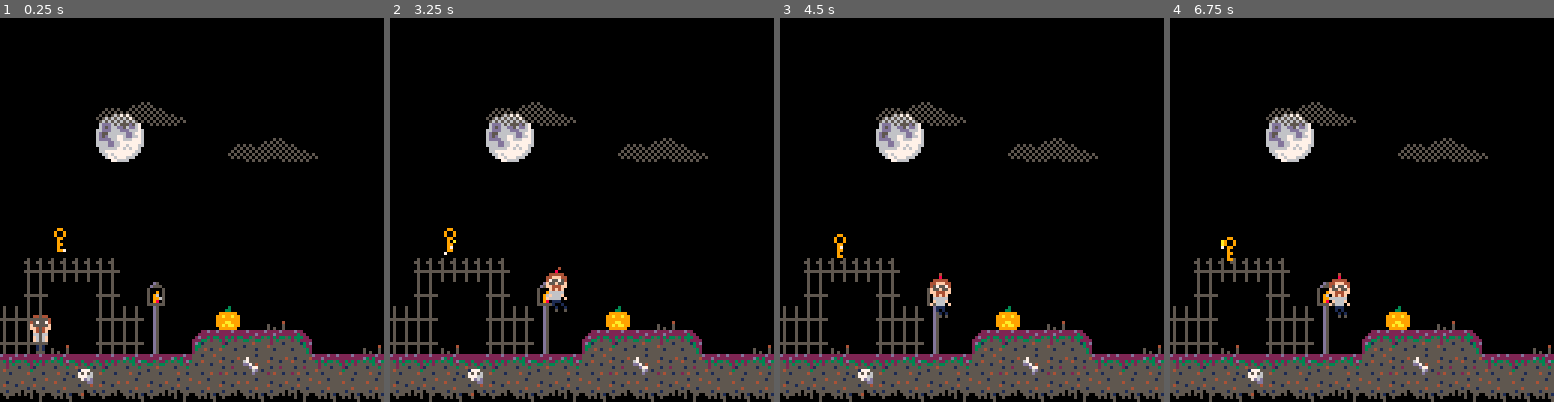
Above: before the commit, frames 1-4 (left to right).
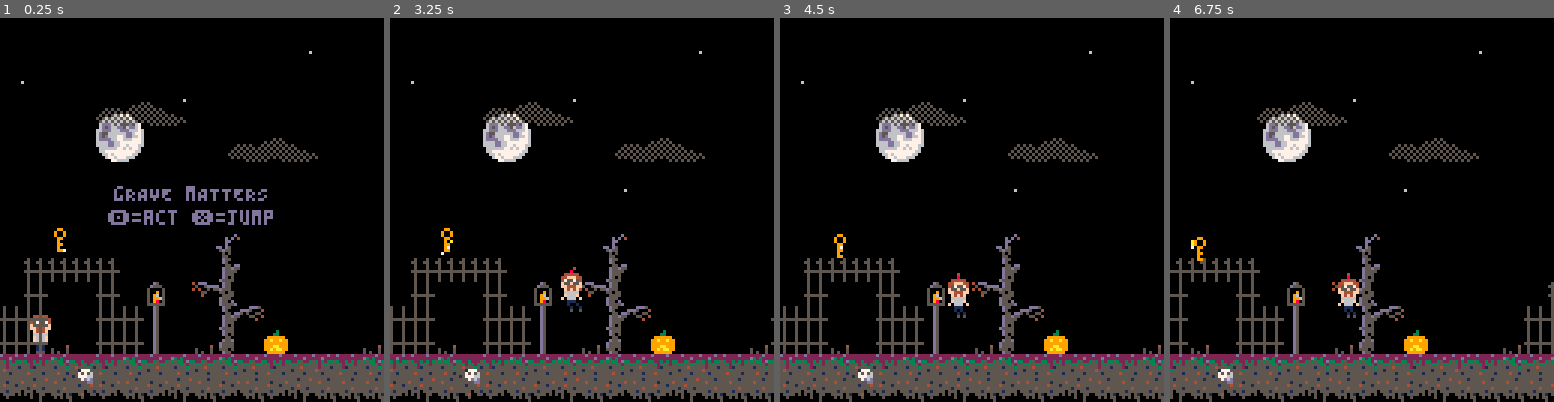
Above: after the commit, the same moments.

Repository: kallanreed/pico8_games
Game: PICO-8 cartridge grave.p8
Same seed, same stepped clock (60 frames per second), same inputs: the game is played once before the commit and once after it.
Inputs:
- Up to frame 1 (0.25 s): no input
- Up to frame 2 (3.25 s): tap X (X key) at 0.33, 1.07, 1.85, 2.97 s; tap O (Z key) at 0.7, 1.7, 2.1, 2.5, 2.9 s; hold Right 1.6-2.1 s; hold Right 2.47-3.03 s; hold Left from 3.08 s (still down)
- Up to frame 3 (4.5 s): tap O (Z key) at 3.3, 3.7, 4.1 s; release Left at 3.58 s; hold Right from 4.02 s (still down); tap X (X key) at 4.08 s
- Up to frame 4 (6.75 s): tap O (Z key) every 0.4 s from 4.5 to 6.5 s; release Right at 4.68 s; hold Left 5.08-5.68 s; tap X (X key) at 5.2, 6.32 s; hold Right 6.08-6.58 s; hold Right from 6.63 s (still down)

The runs differ from the first frame. In frame 1, 5.3% of the frame differs, in the area x 5-82%, y 8-93%; in frame 2, 14%; in frame 3, 4.6%; in frame 4, 15%, in the area x 0-100%, y 8-100%.

Commit message:
Drawable text

Diff:
--- a/grave.p8
+++ b/grave.p8
@@ -2,7 +2,7 @@
 version 33
 __lua__
 -- grave matters
--- by 😐
+-- by 😐 kallanreed
 
 music(0,0,7)
 
@@ -93,13 +91,12 @@
   else
    -- remove trigger
    del(inter, my)
-
-   -- consume key
+   -- consume gem
    plr.items.gem-=1
-
+   -- fade
    my.ghst.sp=32
    del_after(1,drawable,my.ghst)
-
+   -- leave a key
    add(inter, key_collectible(x,y))
   end
  end
@@ -108,6 +105,16 @@
   sprite(48,x*8,y*8)
    :add_mod(look,wiggle,bounce))
  return _i
+end
+
+function grave(x,y,name,txt)
+ return interactive(x*8,y*8,8,8,
+  function()
+   sfx(15)
+   temp_text(x*8,56,"hERE LIES "..name)
+   temp_text(x*8,64,txt)
+    :add_mod(jitter())
+  end)
 end
 
 -- add sound trigger at map x,y
@@ -132,6 +139,19 @@
     ani=t()+(rnd(2*j)-j)
   end
 	end
+end
+
+-- randomize offset
+function jitter(jit)
+ local ani=0
+ local jit=jit or 1
+ return function(it)
+  if t()-ani>.1 then
+   ani=t()
+   it.off_x=flr(rnd(2*jit+1))-jit
+   it.off_y=flr(rnd(2*jit+1))-jit
+  end
+ end
 end
 
 -- bounce in place y axis
@@ -187,25 +207,18 @@
  end
 end
 
--- drawable sprite
-function sprite(sp,x,y,w,h,flp)
+-- base drawable
+function drawable_item(x,y)
  return {
-  sp=sp, x=x, y=y,
+  x=x, y=y,
   off_x=0, off_y=0,
-  w=w or 1, h=h or 1,
-  flp=flp or false,
   mods={},
 
-  draw=function(my)
+  apply_mods=function(my)
    for m in all(my.mods) do
     m(my)
    end
-   spr(my.sp,
-    my.x+my.off_x,
-    my.y+my.off_y,
-    my.w,my.h,my.flp)
   end,
-
   add_mod=function(my,...)
    for m in all({...}) do
     add(my.mods,m)
@@ -213,6 +226,45 @@
    return my -- fluent api
   end
  }
+end
+
+-- drawable sprite
+function sprite(sp,x,y,w,h,flp)
+ local it=drawable_item(x,y)
+ it.sp=sp
+ it.w=w or 1
+ it.h=h or 1
+ it.flp=flp or false
+ it.draw=function(my)
+   my:apply_mods()
+   spr(my.sp,
+    my.x+my.off_x,
+    my.y+my.off_y,
+    my.w,my.h,my.flp)
+  end
+ return it
+end
+
+-- drawable text
+function text(x,y,txt,col)
+ local w=print(txt,0,-20)
+ local it=drawable_item(x-w/2,y)
+ it.w=w
+ it.txt=txt
+ it.col=col or 7
+ it.draw=function(my)
+  my:apply_mods()
+  print(my.txt,my.x+my.off_x,
+   my.y+my.off_y,my.col)
+ end
+ return it
+end
+
+-- parallax bg sprite
+function spr_bg(sp,x,y,w,h,spd)
+ add(drawable,
+  sprite(sp,x,y,w or 1,h or 1)
+   :add_mod(cam_rel(spd or 1)))
 end
 
 -- timers
@@ -250,6 +302,13 @@
   return true -- loop
  end
  return add(timer,run_after(r,fn))
+end
+
+function temp_text(x,y,txt,col)
+ it=add(drawable,
+   text(x,y,txt,col))
+ del_after(3,drawable,it)
+ return it
 end
 
 function _init()
@@ -285,23 +344,19 @@
  part={} -- particles
  timer={}
 
- -- moon and clouds
- add(drawable,
-  sprite(37,32,32,2,2)
-   :add_mod(cam_rel(.98)))
- add(drawable,
-  sprite(40,30,28,4,1)
-   :add_mod(cam_rel(.8)))
- add(drawable,
-  sprite(40,74,40,4,1)
-   :add_mod(cam_rel(.8)))
- add(drawable,
-  sprite(40,130,30,4,1)
-   :add_mod(cam_rel(.8)))
+ -- stars, moon, and clouds
+ spr_bg(27,4,18)
+ spr_bg(27,75,54)
+ spr_bg(27,58,24)
+ spr_bg(27,100,8)
+ spr_bg(37,32,32,2,2,.98)
+ spr_bg(40,30,28,4,1,.8)
+ spr_bg(40,74,40,4,1,.8)
+ spr_bg(40,130,30,4,1,.8)
 
  -- pumpkins, lights
  add(timer, map_swap(6,11,.2))
- add(timer, map_swap(9,12))
+ add(timer, map_swap(11,13))
  add(timer, map_swap(41,10))
  add(timer, map_swap(52,11))
 
@@ -311,6 +366,17 @@
  add(inter, gem_ghost(35,8))
  add(inter, gem_collectible(48,13))
  add(inter, locked_door(56,13))
+
+ add(inter, grave(22,13,"bELVA",
+ "sPOOKED BY A GHOST"))
+ add(inter, grave(27,13,
+  "jETHRO",
+  "dRAINED BY A VAMPIRE"))
+
+ temp_text(64,56,"gRAVE mATTERS",13)
+  :add_mod(cam_rel())
+ temp_text(64,64,"🅾️=act ❎=jump",13)
+  :add_mod(cam_rel())
 
  -- test rect
  x1r=0 y1r=0 x2r=0 y2r=0
@@ -624,7 +690,7 @@
 000000000f4f4f000f4f4f000f4f4f000f4f4f000f4f4f000f4f4f000000000000000000000000000000000000000000000000d000d55500000ddd5000000000
 000000000666660006666600066666000666660006666600066666000000000000000000000000000000000000000000000d0d0400d50500ddd5000400000000
 000000000f666f000f666f000f666f000f666f000f666f000f666fff0000000000000000000000000000000000000000000dd000000550005050055000000000
-000000000f666f000f666f000f666f00f06660f0f06660f00f6660000000000000000000000000000000000000000000000d000000d55d000005500400000000
+000000000f666f000f666f000f666f00f06660f0f06660f00f6660000000000000000000000000000000000000060000000d000000d55d000005500400000000
 000000000f111f000f111f000f111f0000111000001110000f1110000000000000000000000000000000000000000000dd0d50000d5555000000040000000000
 00000000001010000010110000011000010010000010100000101000000000000000000000000000000000000000000005d550000d5555000000000000000000
 00000000001010000010010005110000100100000001010000101000000000000000000000000000000000000000000000505000055505000000000000000000
@@ -812,12 +878,12 @@
 0000000000000000000000000000000000000000000000000000000000000000000000000000000000000000000000000000000000000000000000000000000000000000000000000000000000000000000000000000000000000000000000000000000000000000000000000000000000000000000000000000000000000000
 0000000000000000000000000000000000000000000000000000000000000000000000000000000000000000000000000000000000000000000000000000000000000000000000000000000000000000000000000000000000000000000000000000000000000000000000000000000000000000000000000000000000000000
 00000000000000000000000000000000000000000000000000000000000000001c0000480000000000000000000000000000000000000000000000000000000000000000000000000000000000000000000000000000000000000000000000000000000000000000000000000000000000000000000000000000000000000000
-00000000000000000000000000000000000000000000000000000000000000003d0044434500000000000000000000000000000000000000000000000000000000000000000000000000000000000000000000000000000000000000000000000000000000000000000000000000000000000000000000000000000000000000
-00555555550000000000000000000000000000000000000000000000000000002c1e616263001c0000234800000000000000000000000000000000000000000000000000000000000000000000000000000000000000000000000000000000000000000000000000000000000000000000000000000000000000000000000000
-006500006600330000000000000000000055555500000000000000000000003c3d00000000001d0044414041450000000000000033000055555500000000000000000000000000000000000000000000000000000000000000000000000000000000000000000000000000000000000000000000000000000000000000000000
-65650000666627000023004800000000656557666600000000000000000000002c000000003c3d0046505350504500000000000027006565576666000000000000000000000000000000000000000000000000000000000000000000000000000000000000000000000000000000000000000000000000000000000000000000
-656548006666270044434140450000486565676666002221004800323100003c3d00004800002c1e46515050505245000000004837006565676666000000000000000000000000000000000000000000000000000000000000000000000000000000000000000000000000000000000000000000000000000000000000000000
-4043425443424142525051505040434241424241404243544142414243424143414042414042414350505250525052434143404154404341424043000000000000000000000000000000000000000000000000000000000000000000000000000000000000000000000000000000000000000000000000000000000000000000
+0000000000000000001c000000000000000000000000000000000000000000003d0044434500000000000000000000000000000000000000000000000000000000000000000000000000000000000000000000000000000000000000000000000000000000000000000000000000000000000000000000000000000000000000
+0055555555000000002c000000000000000000000000000000000000000000002c1e616263001c0000234800000000000000000000000000000000000000000000000000000000000000000000000000000000000000000000000000000000000000000000000000000000000000000000000000000000000000000000000000
+00650000660033003c3d0000000000000055555500000000000000000000003c3d00000000001d0044414041450000000000000033000055555500000000000000000000000000000000000000000000000000000000000000000000000000000000000000000000000000000000000000000000000000000000000000000000
+6565000066662700002c1e0000000000656557666600000000000000000000002c000000003c3d0046505350504500000000000027006565576666000000000000000000000000000000000000000000000000000000000000000000000000000000000000000000000000000000000000000000000000000000000000000000
+6565480066662700481d0023000000486565676666002221004800323100003c3d00004800002c1e46515050505245000000004837006565676666000000000000000000000000000000000000000000000000000000000000000000000000000000000000000000000000000000000000000000000000000000000000000000
+4043425443424142414241434140434241424241404243544142414243424143414042414042414350505250525052434143404154404341424043000000000000000000000000000000000000000000000000000000000000000000000000000000000000000000000000000000000000000000000000000000000000000000
 6062616460616062616061606261616161606260606362646060616063606160616062606063626060626160636061606062636164606263000000000000000000000000000000000000000000000000000000000000000000000000000000000000000000000000000000000000000000000000000000000000000000000000
 
 
Not shown, changed: the thumbnail (__label__) section of grave.p8
Not shown, changed: the sound effects (__sfx__) section of grave.p8
